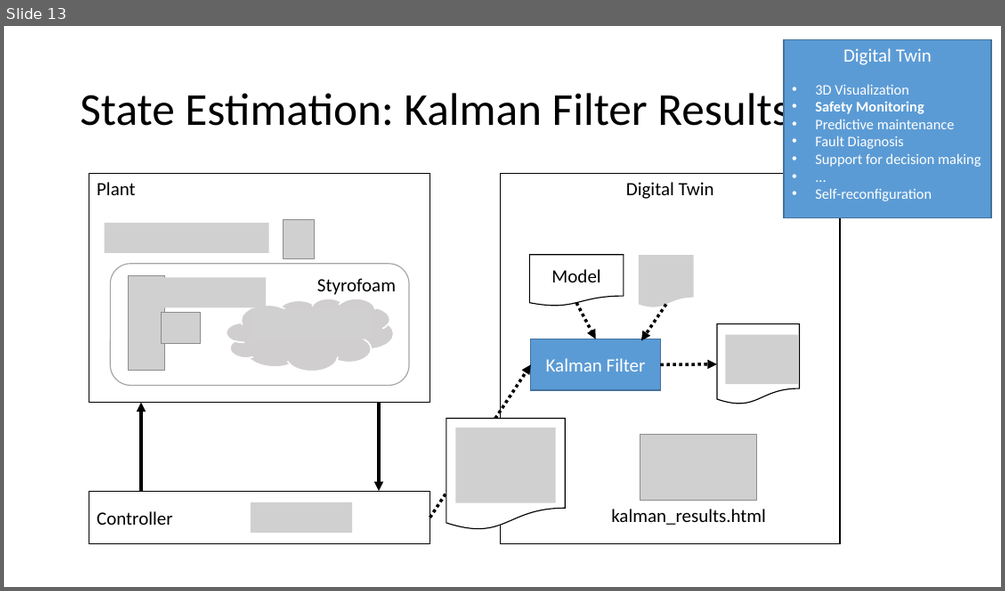
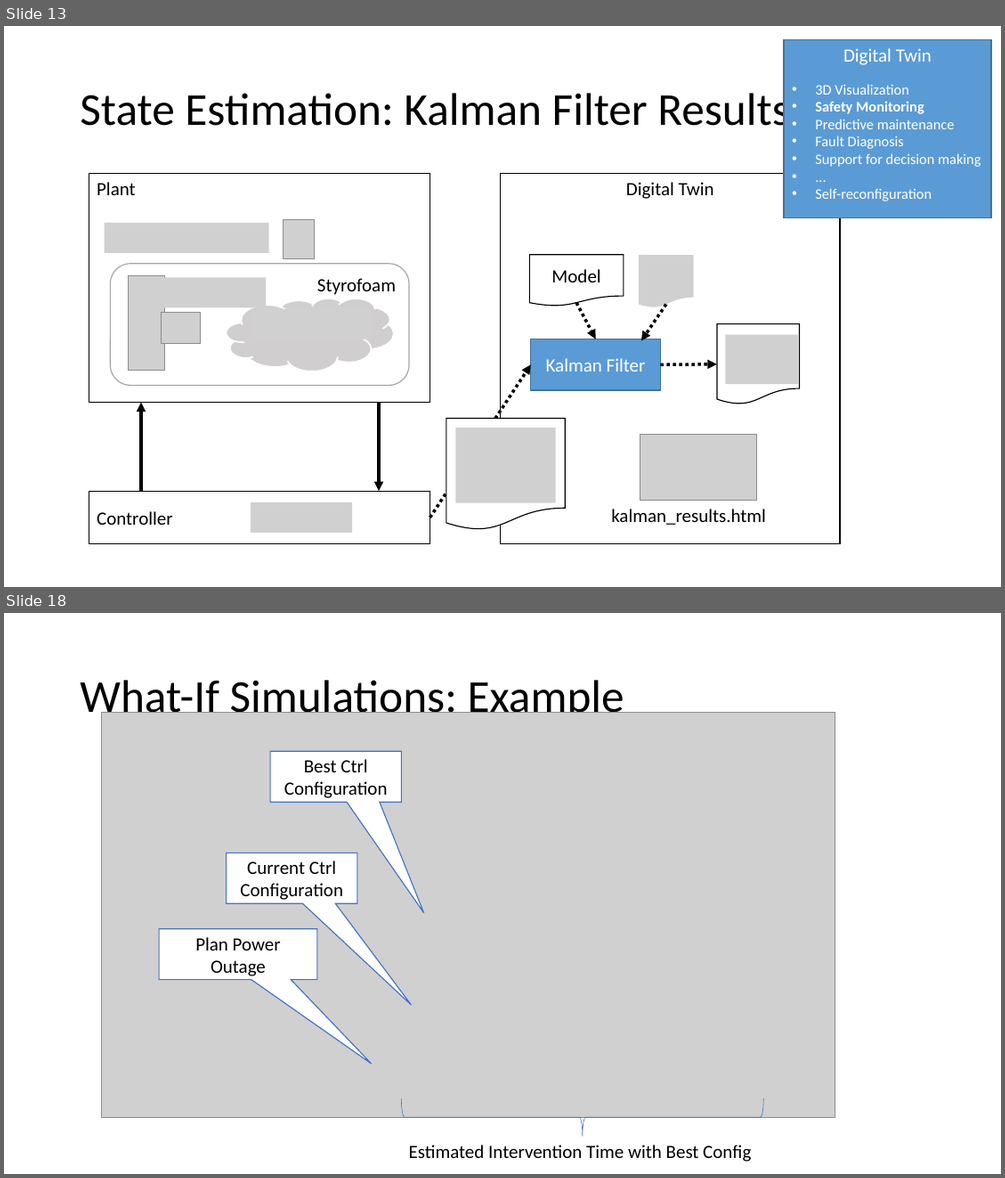
Before and after one commit to INTO-CPS-Association/example_digital-twin_incubator, a slide deck: notes/presentations/DigitLunch_17_December.pptx. Shown one above the other, each under a label of ours: slide 13 before the commit, slides 13 and 18 after it; the slides between them are not shown. The pictures are 1005x591 and 1005x1178 pixels, drawn with LibreOffice and Linux fonts; fonts in the diff are those of the drawing; grey boxes stand for pictures. Boxes give left, top, right and bottom in pixels: in the first picture for what was removed or moved away, otherwise in the second. Text is boxed around its words. In the diff, an @@ line names an element or a change of style, - is before the commit and + after.

```diff
--- a/notes/presentations/DigitLunch_17_December.pptx
+++ b/notes/presentations/DigitLunch_17_December.pptx
@@ slide 18 added at (4,613,1001,1174), background #FFFFFF @@
@@ title added at (80,680,624,722), 44 pt, text #000000 @@
+What-If Simulations: Example
@@ picture added at (102,712,835,1117) @@
@@ speech box added at (270,751,401,803), fill #FFFFFF, outline #4472C4 1 pt, 18 pt, text #000000 @@
+Best Ctrl Configuration
@@ speech box added at (226,853,357,904), fill #FFFFFF, outline #4472C4 1 pt, 18 pt, text #000000 @@
+Current Ctrl Configuration
@@ speech box added at (159,929,317,980), fill #FFFFFF, outline #4472C4 1 pt, 18 pt, text #000000 @@
+Plan Power Outage
@@ left brace added at (402,1098,763,1136), outline #4472C4 0.5 pt @@
@@ text added at (409,1144,751,1161), 18 pt, text #000000 @@
+Estimated Intervention Time with Best Config
```
Also in this commit, not shown: 4 slides changed, 6 other slides added, 7 slides removed, 2 other files.
